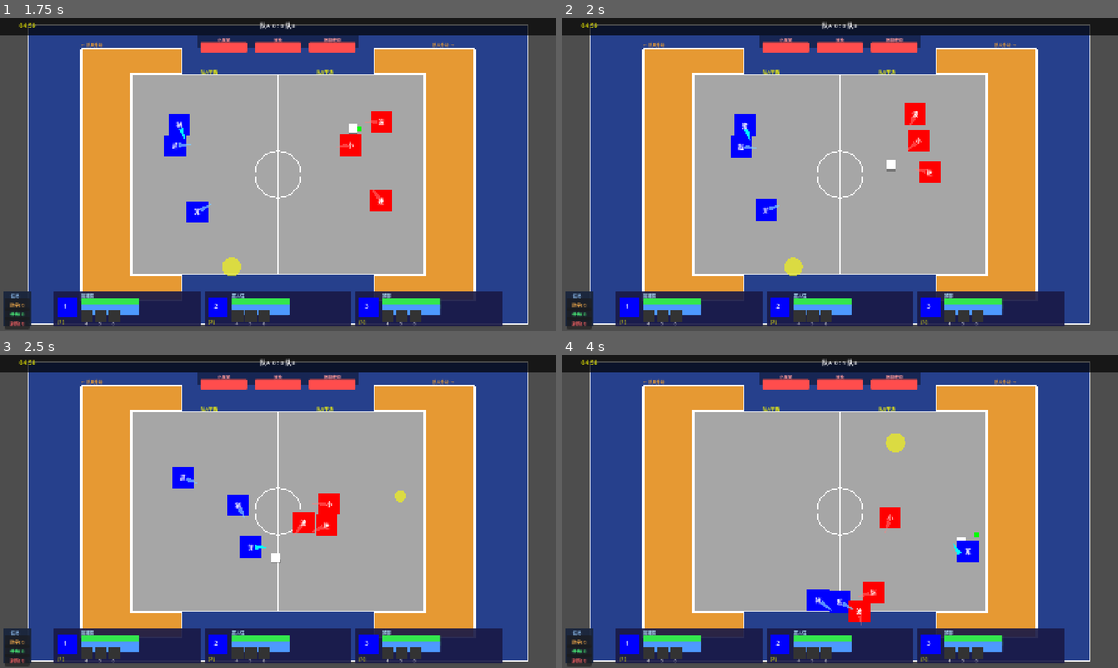
Above: before the commit, frames 1-4 (two rows, left to right).
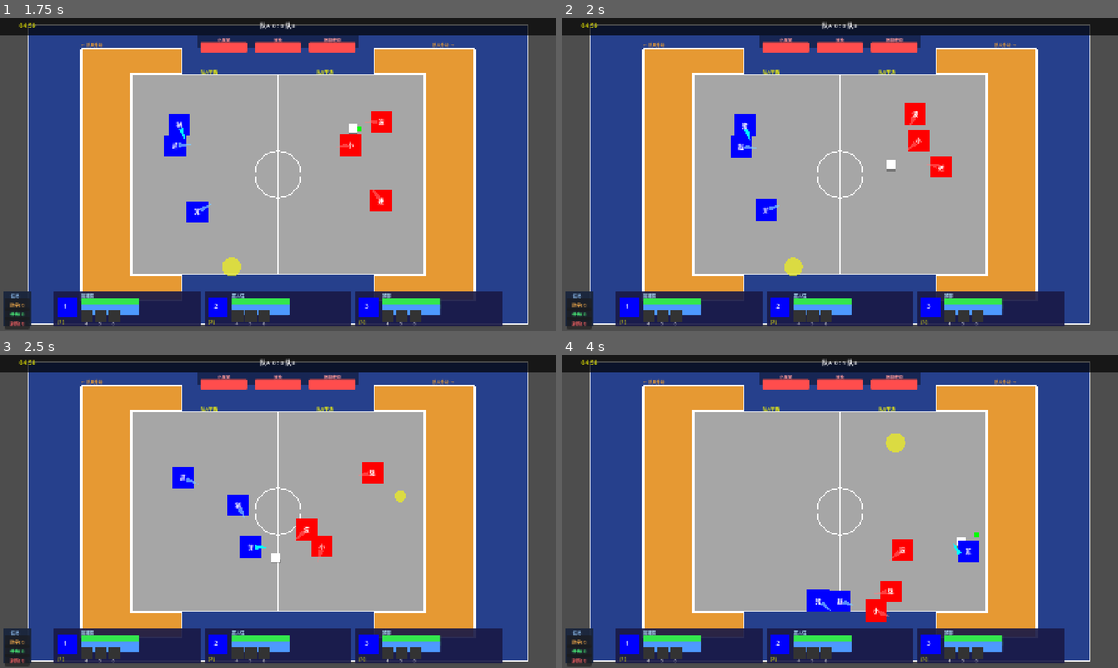
Above: after the commit, the same moments.

Repository: zanyi123/godot-ggbond-battle-ball
Game: Godot game, scene res://scenes/main/main_menu.tscn
Same seed, same stepped clock (60 frames per second), same inputs: the game is played once before the commit and once after it.
Inputs (mouse positions are in pixels of both pictures, inside the frame that each line leads up to):
- Up to frame 1 (1.75 s): click "开始比赛" at 0.5 s; click "开始比赛!" at 1.25 s
- Up to frame 2 (2 s): no input
- Up to frame 3 (2.5 s): tap Enter at 2 s; move the mouse to (400, 495) at 2.02 s; hold D (move_right) from 2.03 s (still down); tap 3 at 2.1 s; click (400, 495) at 2.17 s; tap Space (ui_select) at 2.27 s
- Up to frame 4 (4 s): move the mouse to (728, 527) at 2.77 s; release D (move_right) at 2.78 s; hold S (move_down) 2.78-3.53 s; tap 4 at 2.85 s; tap Space (ui_select) at 3.02 s; move the mouse to (895, 442) at 3.52 s; hold D (move_right) from 3.53 s (still down); tap 5 at 3.6 s

Frame 1 is identical in both runs. In frame 2, 0.4% of the frame differs, in the area x 63-71%, y 44-53%; in frame 3, 1.3%; in frame 4, 1.4%, in the area x 44-74%, y 48-87%.

Commit message:
fix(ai): 智能追球预判修复球员抽搐

Diff:
--- a/scripts/battle/ai_manager.gd
+++ b/scripts/battle/ai_manager.gd
@@ -1993,14 +1993,45 @@
 const ENEMY_ADVANTAGE_DIST: float = 60.0
 
 
+## 预测球的落点（2026-06-19：简单版，只处理直线轨迹）
+## 非飞行状态或非直线轨迹 → 返回当前位置
+func _predict_ball_landing_simple() -> Vector2:
+	if ball_node == null:
+		return Vector2.ZERO
+
+	# 非飞行状态，直接返回当前位置
+	if not ball_node.is_active:
+		return ball_node.global_position
+
+	# 只处理直线轨迹
+	if ball_node.trajectory_type != "straight":
+		return ball_node.global_position
+
+	# 计算剩余飞行距离
+	var remaining_distance = ball_node.max_flight_distance - ball_node.flight_distance
+
+	# 落点 = 当前位置 + 飞行方向 * 剩余距离
+	return ball_node.global_position + ball_node.ball_direction * remaining_distance
+
+
 ## 球是否在己方可达的半场范围内（2026-06-17：避免追到对方半场球时被中线 clamp 卡死）
+## 2026-06-19：飞行中基于落点判断，落地基于当前位置判断（解决球飞行中跨半场导致的状态横跳）
 ## 决竞球规则：球员不能过中线，追对方半场的球→目标被clamp到中线→够不到→卡线
 ## 球在己方半场（含中线）才值得主动追；对方半场的球交给接球状态处理
 func _ball_in_reachable_half(ball_pos: Vector2, team: String) -> bool:
-	if team == "a":
-		return ball_pos.x <= 0.0  # 队A可达中线及左侧己方半场
+	# 飞行中：用落点判断
+	if ball_node.is_active:
+		var landing_pos = _predict_ball_landing_simple()
+		if team == "a":
+			return landing_pos.x <= 0.0  # 队A可达中线及左侧己方半场
+		else:
+			return landing_pos.x >= 0.0  # 队B可达中线及右侧己方半场
+	# 落地：用当前位置判断
 	else:
-		return ball_pos.x >= 0.0  # 队B可达中线及右侧己方半场
+		if team == "a":
+			return ball_pos.x <= 0.0
+		else:
+			return ball_pos.x >= 0.0
 
 
 ## 判断我是否应该去抢球（含职责分工 + 让位原则）
